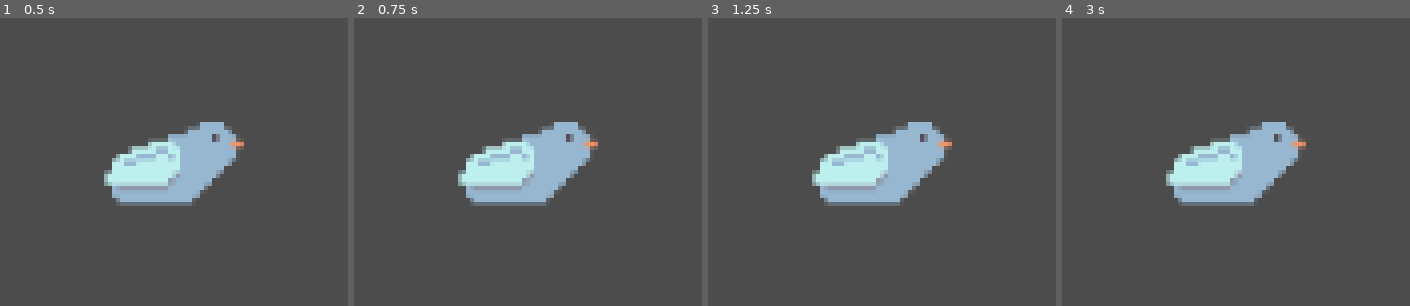
Above: before the commit, frames 1-4 (left to right).
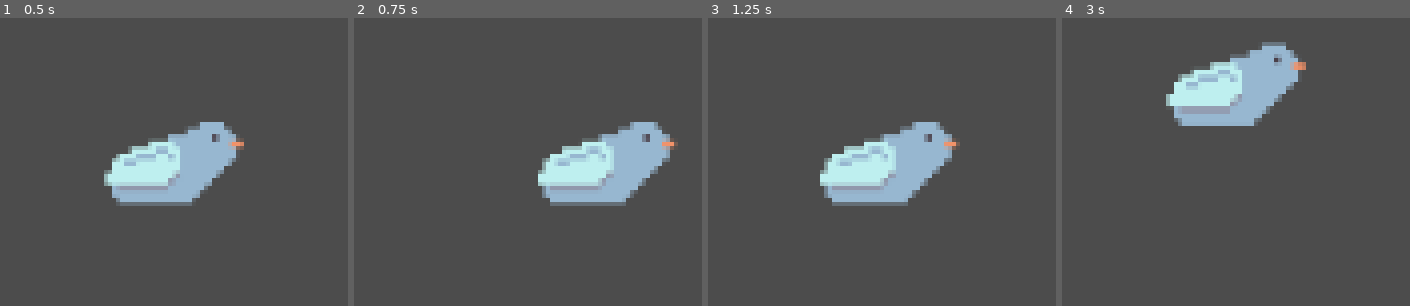
Above: after the commit, the same moments.

Repository: TaeKwonZeus/flow-godot
Game: Godot game, scene res://Scenes/Main.tscn
The game is run twice, just before and just after one commit, with the same random seed, the same clock (stepped at 60 frames per second) and the same inputs.
Inputs:
- Up to frame 1 (0.5 s): no input
- Up to frame 2 (0.75 s): tap Enter at 0.5 s; hold D (move_right) from 0.53 s (still down)
- Up to frame 3 (1.25 s): keep holding D (move_right)
- Up to frame 4 (3 s): release D (move_right) at 1.28 s; hold S (move_down) 1.28-2.03 s; hold D (move_right) 2.03-2.78 s; hold W (move_up) from 2.78 s (still down)

Frame 1 is identical in both runs. In frame 2, 13% of the frame differs, in the area x 29-94%, y 36-66%; in frame 3, 2.4%; in frame 4, 15%, in the area x 29-71%, y 8-66%.

Commit message:
added movement with ability to control it later

Diff:
--- a/src/Scripts/Grid/Blocks/player.gd
+++ b/src/Scripts/Grid/Blocks/player.gd
@@ -4,6 +4,10 @@
 
 func _process(_delta):
 	var direction = _handle_input() * SPEED_MODIFIER
+	if (direction != Vector2.ZERO):
+		grid.request_move(position, direction)
+
+	position = grid.blocks[self]
 
 
 func _handle_input():
--- a/src/Scripts/Grid/game_grid.gd
+++ b/src/Scripts/Grid/game_grid.gd
@@ -29,7 +29,7 @@
 func request_move(pos, direction):
 	var blocksAtDirection = find_blocks_at_direction(pos, direction)
 
-	if blocksAtDirection == null:
+	if blocksAtDirection == []:
 		return
 
 	for block in blocksAtDirection:
